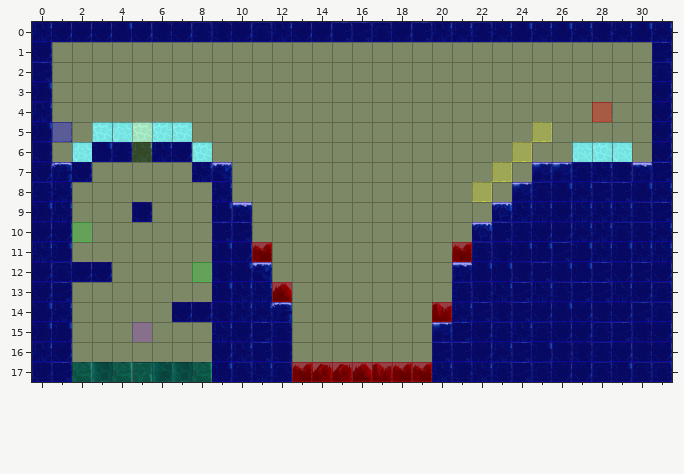
Tiled map: Spellington/src/res/map/mapPlains24.tmx. Above: the version before the commit.
Cells are 50x50 px. Shown: x 0..31, y 0..17.
New version:
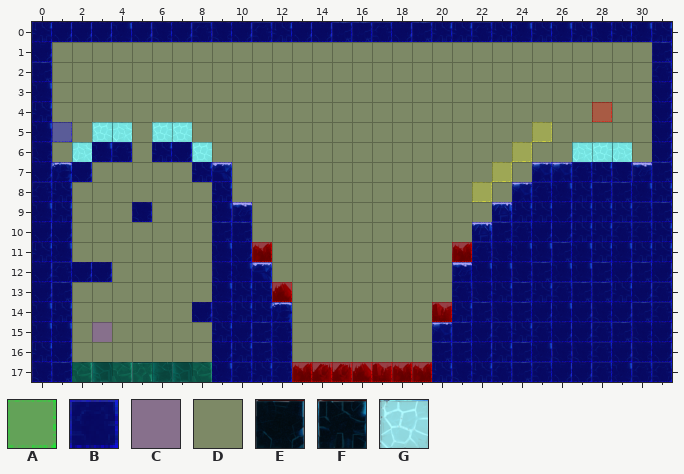
Key: from "collisionTile": A 1, B 3, C 10, D 11; from "frozenPlainsTile": E 40, F 43, G 47.
_ is an empty cell, . an unchanged one.
See-through tiles are keyed as they look on the map.
Diff:
--- layer "terrain"
@@ x 5..5 @@
- 5 G
- 6 F
+ 5 _
+ 6 _
@@ x 7..7 @@
-14 E
+14 _
--- layer "collision"
@@ x 7..7 @@
-14 B
+14 D
--- layer "event"
@@ x 2..2 @@
-10 A
+10 _
@@ x 8..8 @@
-12 A
+12 _
@@ x 3..5 @@
-15 _.C
+15 C._
